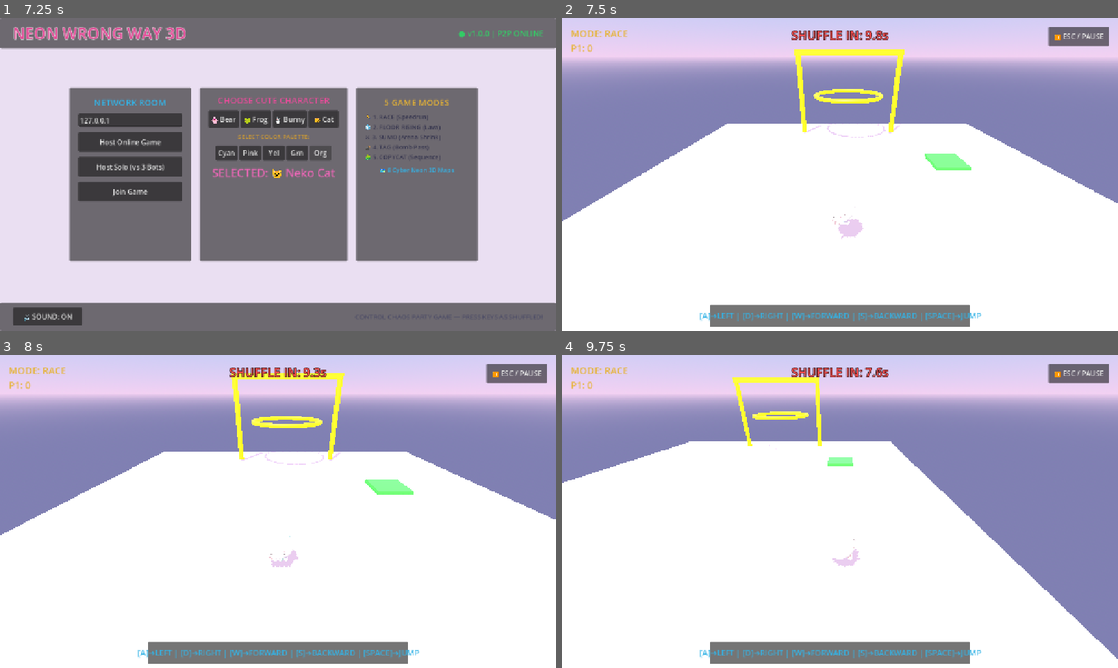
Above: before the commit, frames 1-4 (two rows, left to right).
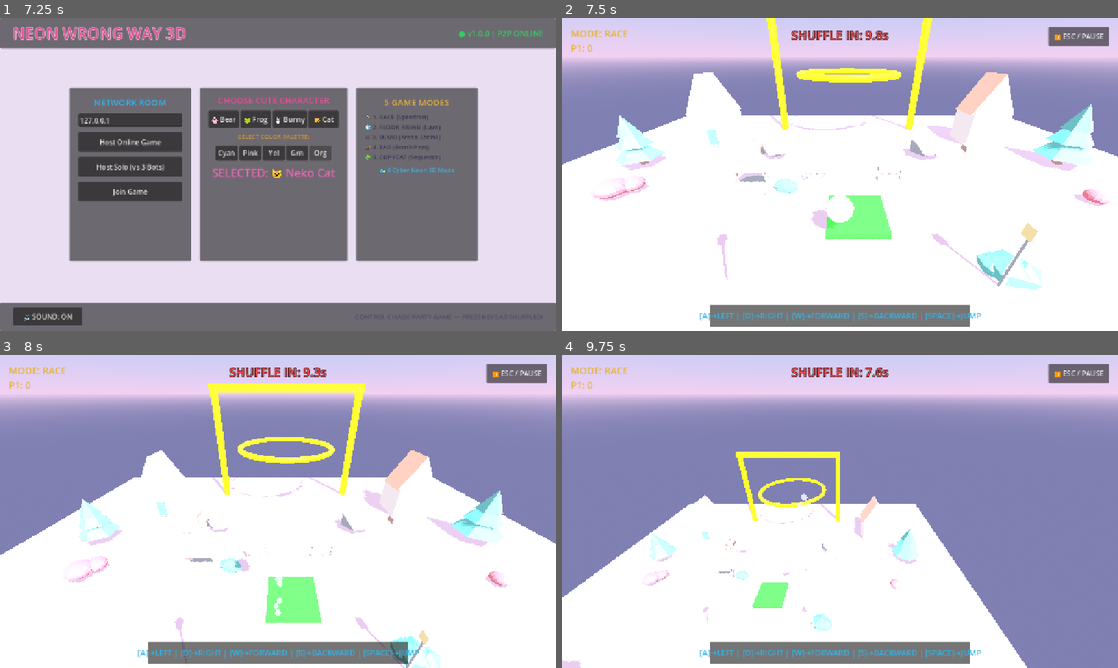
Above: after the commit, the same moments.

Repository: lelongc/tools
Game: Godot game, scene res://scenes/main_game.tscn
The game is run twice, just before and just after one commit, with the same random seed, the same clock (stepped at 60 frames per second) and the same inputs.
Inputs:
- Up to frame 1 (7.25 s): click "🌸 Bear" at 0.5 s; click "🐸 Frog" at 1.25 s; click "🐰 Bunny" at 2 s; click "🐱 Cat" at 2.75 s; click "Cyan" at 3.5 s; click "Pink" at 4.25 s; click "Yel" at 5 s; click "Grn" at 5.75 s; click "Org" at 6.5 s
- Up to frame 2 (7.5 s): click "Host Online Game" at 7.25 s
- Up to frame 3 (8 s): no input
- Up to frame 4 (9.75 s): hold D (move_right) 8.03-8.78 s; tap Space (jump) at 8.27, 9.02 s; hold S (move_backward) 8.78-9.53 s; hold D (move_right) from 9.53 s (still down)

Frame 1 is identical in both runs. In frame 2, 17% of the frame differs, in the area x 0-100%, y 0-87%; in frame 3, 13%; in frame 4, 24%, in the area x 0-100%, y 7-100%.

Commit message:
feat: add low-poly village map and game manager logic for multi-mode session handling

Diff:
--- /dev/null
+++ b/godot_demo/scenes/maps/map_lowpoly_village.tscn
@@ -0,0 +1,136 @@
+[gd_scene load_steps=18 format=3]
+
+[ext_resource type="PackedScene" path="res://scenes/bounce_pad.tscn" id="1_bounce"]
+[ext_resource type="PackedScene" path="res://scenes/finish_line.tscn" id="2_finish"]
+[ext_resource type="PackedScene" path="res://assets/low_poly_house.glb" id="3_house"]
+[ext_resource type="PackedScene" path="res://assets/low_poly_tree.glb" id="4_tree"]
+[ext_resource type="PackedScene" path="res://assets/low_poly_rock.glb" id="5_rock"]
+[ext_resource type="PackedScene" path="res://assets/low_poly_fence.glb" id="6_fence"]
+[ext_resource type="PackedScene" path="res://assets/low_poly_lamp.glb" id="7_lamp"]
+[ext_resource type="PackedScene" path="res://assets/low_poly_windmill.glb" id="8_windmill"]
+[ext_resource type="PackedScene" path="res://assets/low_poly_well.glb" id="9_well"]
+[ext_resource type="PackedScene" path="res://assets/low_poly_mushroom.glb" id="10_mush"]
+[ext_resource type="PackedScene" path="res://assets/low_poly_barrel.glb" id="11_barrel"]
+[ext_resource type="PackedScene" path="res://assets/low_poly_crate.glb" id="12_crate"]
+[ext_resource type="PackedScene" path="res://assets/low_poly_signpost.glb" id="13_sign"]
+[ext_resource type="PackedScene" path="res://assets/low_poly_bush.glb" id="14_bush"]
+[ext_resource type="Material" path="res://materials/neon_mat_grid.tres" id="15_mat"]
+
+[sub_resource type="BoxShape3D" id="BoxShape3D_ground"]
+size = Vector3(36, 1, 36)
+
+[sub_resource type="BoxMesh" id="BoxMesh_ground"]
+material = ExtResource("15_mat")
+size = Vector3(36, 1, 36)
+
+[node name="LowPolyVillage" type="Node3D"]
+
+[node name="Ground" type="StaticBody3D" parent="."]
+transform = Transform3D(1, 0, 0, 0, 1, 0, 0, 0, 1, 0, -0.5, 0)
+
+[node name="CollisionShape3D" type="CollisionShape3D" parent="Ground"]
+shape = SubResource("BoxShape3D_ground")
+
+[node name="MeshInstance3D" type="MeshInstance3D" parent="Ground"]
+mesh = SubResource("BoxMesh_ground")
+
+[node name="DirectionalLight3D" type="DirectionalLight3D" parent="."]
+transform = Transform3D(0.866, -0.353, 0.353, 0, 0.707, 0.707, -0.5, -0.612, 0.612, 0, 15, 0)
+shadow_enabled = true
+
+[node name="Houses" type="Node3D" parent="."]
+
+[node name="House1" parent="Houses" instance=ExtResource("3_house")]
+transform = Transform3D(1.2, 0, 0, 0, 1.2, 0, 0, 0, 1.2, -10, 0, -10)
+
+[node name="House2" parent="Houses" instance=ExtResource("3_house")]
+transform = Transform3D(-1.2, 0, -1.049e-07, 0, 1.2, 0, 1.049e-07, 0, -1.2, 10, 0, -10)
+
+[node name="House3" parent="Houses" instance=ExtResource("3_house")]
+transform = Transform3D(-5.245e-08, 0, 1.2, 0, 1.2, 0, -1.2, 0, -5.245e-08, -10, 0, 8)
+
+[node name="Windmill" parent="." instance=ExtResource("8_windmill")]
+transform = Transform3D(1.2, 0, 0, 0, 1.2, 0, 0, 0, 1.2, 11, 0, 8)
+
+[node name="WaterWell" parent="." instance=ExtResource("9_well")]
+transform = Transform3D(1, 0, 0, 0, 1, 0, 0, 0, 1, -5, 0, -3)
+
+[node name="Signpost" parent="." instance=ExtResource("13_sign")]
+transform = Transform3D(1.2, 0, 0, 0, 1.2, 0, 0, 0, 1.2, 0, 0, 5)
+
+[node name="Props" type="Node3D" parent="."]
+
+[node name="Barrel1" parent="Props" instance=ExtResource("11_barrel")]
+transform = Transform3D(1, 0, 0, 0, 1, 0, 0, 0, 1, -7, 0, -8)
+
+[node name="Barrel2" parent="Props" instance=ExtResource("11_barrel")]
+transform = Transform3D(1, 0, 0, 0, 1, 0, 0, 0, 1, -6.3, 0, -7.5)
+
+[node name="Crate1" parent="Props" instance=ExtResource("12_crate")]
+transform = Transform3D(1, 0, 0, 0, 1, 0, 0, 0, 1, -7.2, 0, -6.8)
+
+[node name="Crate2" parent="Props" instance=ExtResource("12_crate")]
+transform = Transform3D(1, 0, 0, 0, 1, 0, 0, 0, 1, 8.5, 0, -8)
+
+[node name="Mushrooms" type="Node3D" parent="."]
+
+[node name="Mush1" parent="Mushrooms" instance=ExtResource("10_mush")]
+transform = Transform3D(1.2, 0, 0, 0, 1.2, 0, 0, 0, 1.2, -11, 0, -3)
+
+[node name="Mush2" parent="Mushrooms" instance=ExtResource("10_mush")]
+transform = Transform3D(1.5, 0, 0, 0, 1.5, 0, 0, 0, 1.5, -11.5, 0, -2.5)
+
+[node name="Mush3" parent="Mushrooms" instance=ExtResource("10_mush")]
+transform = Transform3D(1, 0, 0, 0, 1, 0, 0, 0, 1, 11, 0, -2)
+
+[node name="Trees" type="Node3D" parent="."]
+
+[node name="Tree1" parent="Trees" instance=ExtResource("4_tree")]
+transform = Transform3D(1.5, 0, 0, 0, 1.5, 0, 0, 0, 1.5, -13, 0, -6)
+
+[node name="Tree2" parent="Trees" instance=ExtResource("4_tree")]
+transform = Transform3D(1.8, 0, 0, 0, 1.8, 0, 0, 0, 1.8, 13, 0, -6)
+
+[node name="Tree3" parent="Trees" instance=ExtResource("4_tree")]
+transform = Transform3D(1.4, 0, 0, 0, 1.4, 0, 0, 0, 1.4, -7, 0, 12)
+
+[node name="Tree4" parent="Trees" instance=ExtResource("4_tree")]
+transform = Transform3D(1.6, 0, 0, 0, 1.6, 0, 0, 0, 1.6, 7, 0, 12)
+
+[node name="Bushes" type="Node3D" parent="."]
+
+[node name="Bush1" parent="Bushes" instance=ExtResource("14_bush")]
+transform = Transform3D(1.2, 0, 0, 0, 1.2, 0, 0, 0, 1.2, -3.5, 0, -3.2)
+
+[node name="Bush2" parent="Bushes" instance=ExtResource("14_bush")]
+transform = Transform3D(1.5, 0, 0, 0, 1.5, 0, 0, 0, 1.5, 4.5, 0, 1.5)
+
+[node name="Rocks" type="Node3D" parent="."]
+
+[node name="Rock1" parent="Rocks" instance=ExtResource("5_rock")]
+transform = Transform3D(1.5, 0, 0, 0, 1.5, 0, 0, 0, 1.5, -5, 0, -7)
+
+[node name="Rock2" parent="Rocks" instance=ExtResource("5_rock")]
+transform = Transform3D(2, 0, 0, 0, 1.8, 0, 0, 0, 2, 5, 0, -7)
+
+[node name="Fences" type="Node3D" parent="."]
+
+[node name="Fence1" parent="Fences" instance=ExtResource("6_fence")]
+transform = Transform3D(1, 0, 0, 0, 1, 0, 0, 0, 1, -2, 0, -4)
+
+[node name="Fence2" parent="Fences" instance=ExtResource("6_fence")]
+transform = Transform3D(1, 0, 0, 0, 1, 0, 0, 0, 1, 2, 0, -4)
+
+[node name="Lamps" type="Node3D" parent="."]
+
+[node name="Lamp1" parent="Lamps" instance=ExtResource("7_lamp")]
+transform = Transform3D(1.2, 0, 0, 0, 1.2, 0, 0, 0, 1.2, -4, 0, 2)
+
+[node name="Lamp2" parent="Lamps" instance=ExtResource("7_lamp")]
+transform = Transform3D(1.2, 0, 0, 0, 1.2, 0, 0, 0, 1.2, 4, 0, 2)
+
+[node name="BouncePad" parent="." instance=ExtResource("1_bounce")]
+transform = Transform3D(1.2, 0, 0, 0, 1.2, 0, 0, 0, 1.2, 0, 0.1, -1)
+
+[node name="FinishLine" parent="." instance=ExtResource("2_finish")]
+transform = Transform3D(1.5, 0, 0, 0, 1.5, 0, 0, 0, 1.5, 0, 0.1, -13)
--- a/godot_demo/scripts/game_manager.gd
+++ b/godot_demo/scripts/game_manager.gd
@@ -24,6 +24,7 @@
 var copycat_progress = {} # player_id -> index in sequence
 
 var maps = [
+	{"path": "res://scenes/maps/map_lowpoly_village.tscn", "mode": GameMode.RACE},
 	{"path": "res://scenes/maps/main.tscn", "mode": GameMode.RACE},
 	{"path": "res://scenes/maps/map_jungle_bounce.tscn", "mode": GameMode.TAG},
 	{"path": "res://scenes/maps/map_ice_panic.tscn", "mode": GameMode.SUMO},
--- a/godot_demo/scripts/player.gd
+++ b/godot_demo/scripts/player.gd
@@ -74,7 +74,7 @@
 	for child in visual_mesh.get_children():
 		child.queue_free()
 
-	var model_names = ["pinky_bear", "froggo", "bunny", "neko_cat"]
+	var model_names = ["pinky_bear", "froggo", "bunny", "neko_cat", "star_yellow", "star_pink", "star_blue", "star_purple"]
 	var model_name = model_names[character_variant % model_names.size()]
 	var glb_res_path = "res://assets/" + model_name + ".glb"
 	var model_inst: Node3D = null
@@ -88,6 +88,13 @@
 		model_inst.position = Vector3(0, -0.7, 0)
 		visual_mesh.add_child(model_inst)
 		apply_toon_shader(model_inst)
+
+		# Play Animation if AnimationPlayer exists in GLB
+		var anim_player = model_inst.find_child("AnimationPlayer", true, false)
+		if anim_player and anim_player is AnimationPlayer:
+			var anim_list = anim_player.get_animation_list()
+			if anim_list.size() > 0:
+				anim_player.play(anim_list[0])
 
 func apply_toon_shader(node: Node):
 	if node is MeshInstance3D:
Binary file changed: godot_demo/assets/bunny.glb
Binary file added: godot_demo/assets/bunny_tex.png
Binary file changed: godot_demo/assets/froggo.glb
Binary file added: godot_demo/assets/froggo_tex.png
Binary file added: godot_demo/assets/low_poly_barrel.glb
Binary file added: godot_demo/assets/low_poly_bush.glb
Binary file added: godot_demo/assets/low_poly_crate.glb
Binary file added: godot_demo/assets/low_poly_fence.glb
Binary file added: godot_demo/assets/low_poly_house.glb
Binary file added: godot_demo/assets/low_poly_lamp.glb
Binary file added: godot_demo/assets/low_poly_mushroom.glb
Binary file added: godot_demo/assets/low_poly_rock.glb
(and 15 more such lines)
